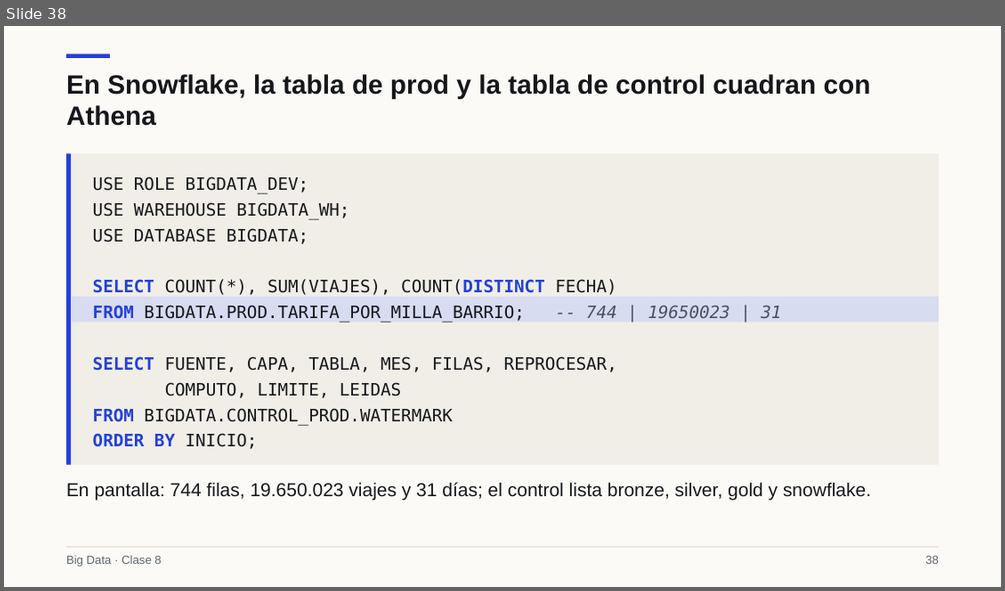
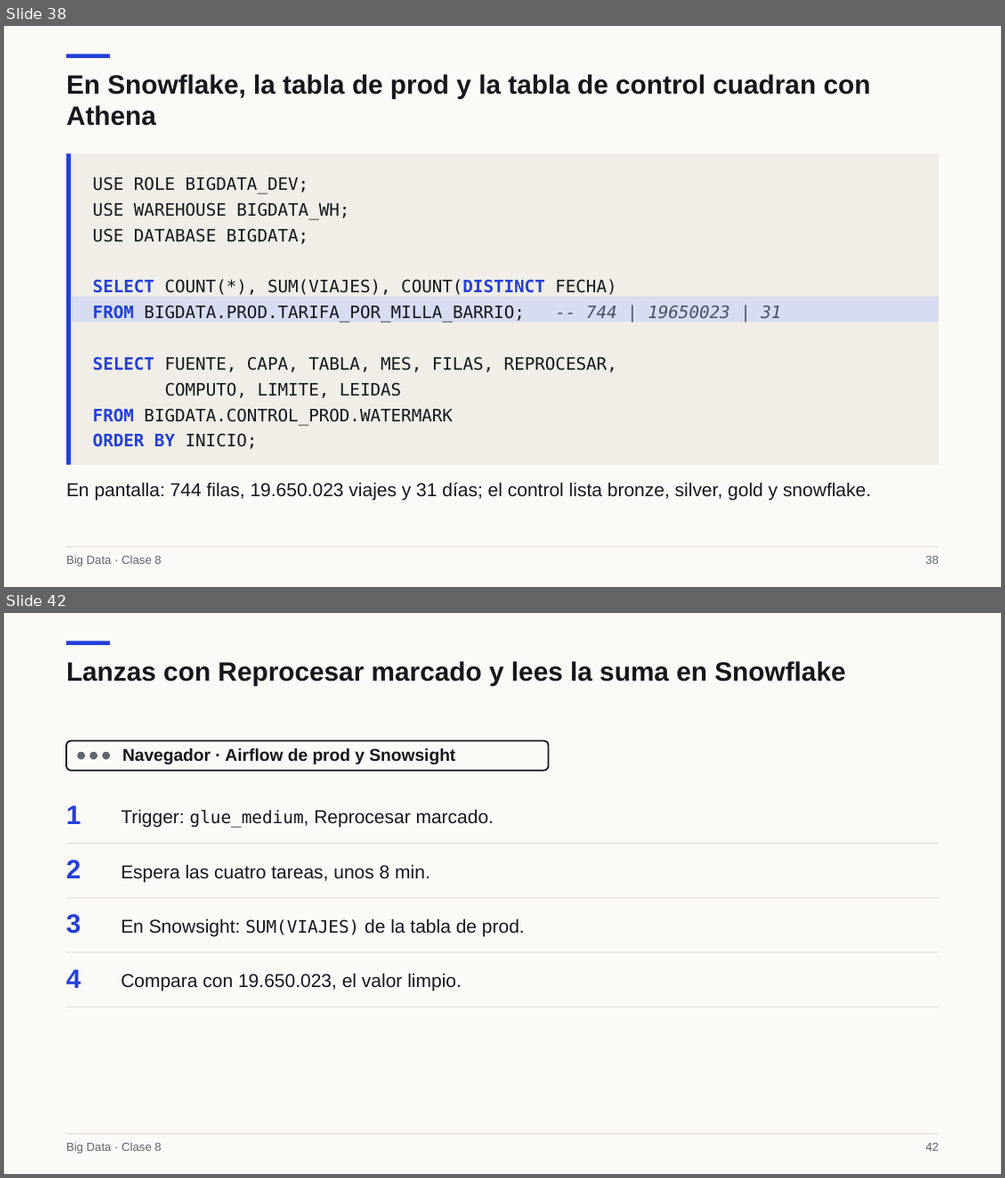
Before and after one commit to Apaezc/bigdata-udem-2026, a slide deck: curso/clase08/deck/slides.pptx. Shown one above the other, each under a label of ours: slide 38 before the commit, slides 38 and 42 after it; the slides between them are not shown. The pictures are 1005x591 and 1005x1178 pixels, drawn with LibreOffice and Linux fonts; fonts in the diff are those of the drawing. Boxes give left, top, right and bottom in pixels: in the first picture for what was removed or moved away, otherwise in the second. Text is boxed around its words. In the diff, an @@ line names an element or a change of style, - is before the commit and + after.

```diff
--- a/curso/clase08/deck/slides.pptx
+++ b/curso/clase08/deck/slides.pptx
@@ slide 42 added at (4,613,1001,1174), background #FBFAF6 @@
@@ rectangle added at (66,641,109,645), fill #2340D8 @@
@@ text added at (66,661,845,685), 25.5 pt, text #15171C, bold @@
+Lanzas con Reprocesar marcado y lees la suma en Snowflake
@@ rounded rectangle added at (66,741,549,771), outline #15171C 1.5 pt @@
@@ ellipse added at (77,751,85,759), fill #5F6672 @@
@@ ellipse added at (90,751,97,759), fill #5F6672 @@
@@ ellipse added at (102,751,109,759), fill #5F6672 @@
@@ text added at (122,748,455,764), 16.5 pt, text #15171C, bold @@
+Navegador · Airflow de prod y Snowsight
@@ text added at (66,805,81,824), 25.5 pt, text #2340D8, bold @@
+1
@@ text added at (121,809,494,827), 18 pt, text #15171C @@
+Trigger: glue_medium, Reprocesar marcado.
@@ rectangle added at (66,843,938,844), fill #D9D6CC @@
@@ text added at (66,860,81,878), 25.5 pt, text #2340D8, bold @@
+2
@@ text added at (121,864,430,882), 18 pt, text #15171C @@
+Espera las cuatro tareas, unos 8 min.
@@ rectangle added at (66,897,938,898), fill #D9D6CC @@
@@ text added at (66,914,81,933), 25.5 pt, text #2340D8, bold @@
+3
@@ text added at (121,918,525,936), 18 pt, text #15171C @@
+En Snowsight: SUM(VIAJES) de la tabla de prod.
@@ rectangle added at (66,952,938,952), fill #D9D6CC @@
@@ text added at (66,969,81,988), 25.5 pt, text #2340D8, bold @@
+4
@@ text added at (121,973,461,990), 18 pt, text #15171C @@
+Compara con 19.650.023, el valor limpio.
@@ rectangle added at (66,1006,938,1007), fill #D9D6CC @@
@@ rectangle added at (66,1134,938,1135), fill #D9D6CC @@
@@ text added at (66,1142,161,1153), 11.2 pt, text #5F6672 @@
+Big Data · Clase 8
@@ text added at (925,1143,938,1151), 11.2 pt, text #5F6672 @@
+42
```
Also in this commit, not shown: 7 slides changed, 4 other slides added, 5 other files.
